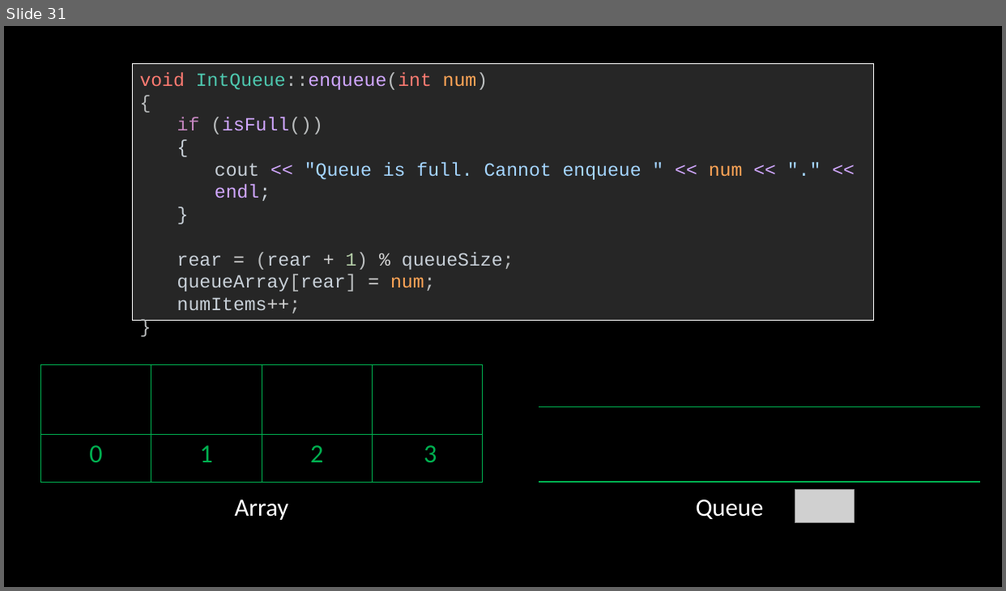
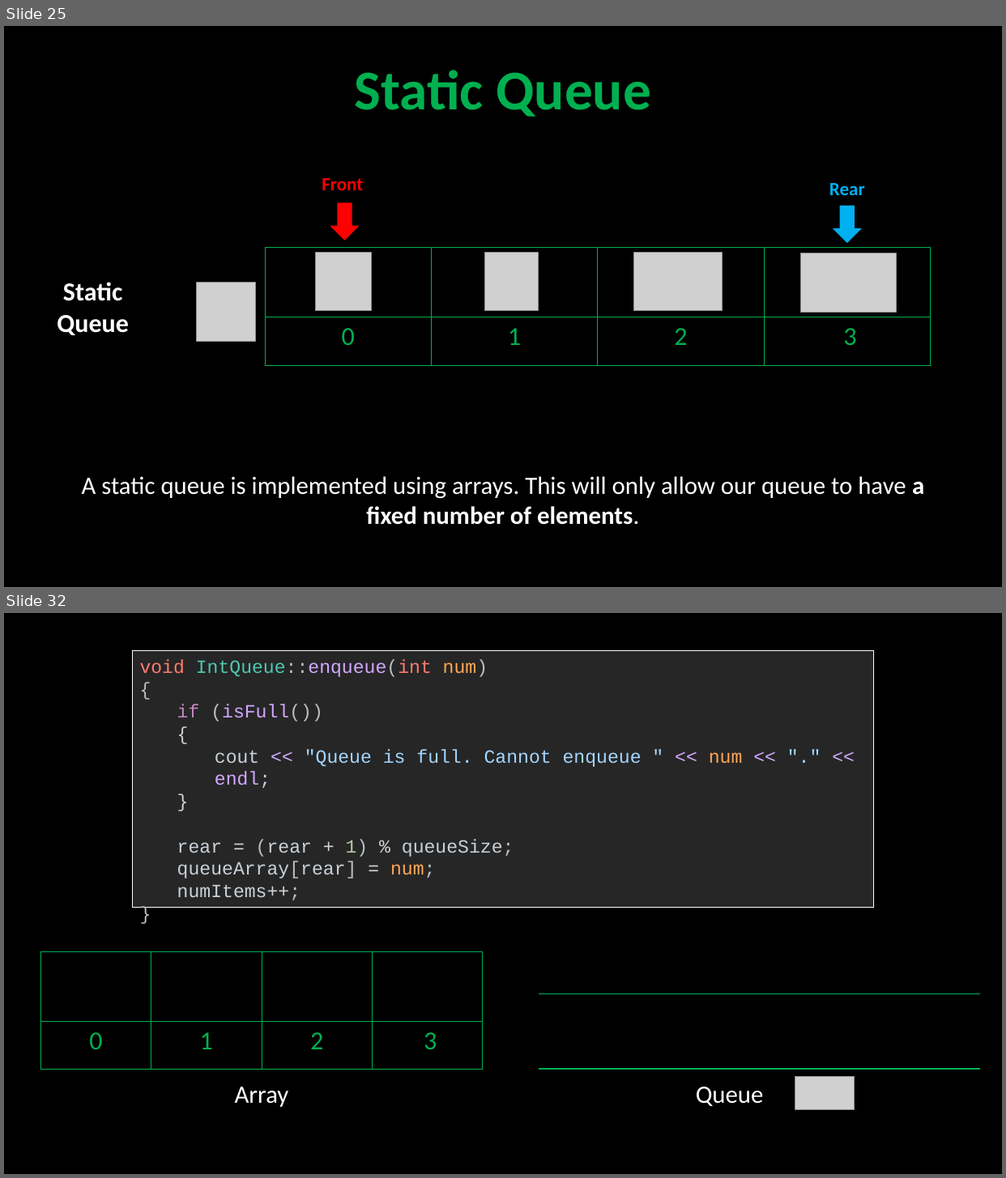
Before and after one commit to robitussin/CCS015, a slide deck: queue/Queue.pptx. Shown one above the other, each under a label of ours: slide 31 before the commit, slides 25 and 32 after it; the slides between them are not shown. The pictures are 1006x591 and 1006x1178 pixels, drawn with LibreOffice and Linux fonts; fonts in the diff are those of the drawing; grey boxes stand for pictures; background and template pictures are left out. Boxes give left, top, right and bottom in pixels: in the first picture for what was removed or moved away, otherwise in the second. Text is boxed around its words. In the diff, an @@ line names an element or a change of style, - is before the commit and + after.

```diff
--- a/queue/Queue.pptx
+++ b/queue/Queue.pptx
@@ slide 25 added at [4,26,1002,587], background #000000 @@
@@ title added at [355,70,651,117], 54 pt, text #00B050, bold @@
+Static Queue
@@ table added at [282,169,407,199], 1 rows, 1 columns @@
+Front
@@ table added at [784,174,910,204], 1 rows, 1 columns @@
+Rear
@@ left arrow added at [330,203,360,241], fill #FF0000 @@
@@ left arrow added at [833,205,862,243], fill #00B0F0 @@
@@ table added at [266,248,930,365], 2 rows, 4 columns @@
+ |  |  | 
+0 | 1 | 2 | 3
@@ picture added at [315,252,372,311] @@
@@ picture added at [485,252,539,311] @@
@@ picture added at [633,252,722,311] @@
@@ picture added at [800,254,897,313] @@
@@ text added at [57,282,129,335], 25 pt, text #FFFFFF, bold @@
+Static Queue
@@ picture added at [197,283,256,342] @@
@@ text added at [82,476,924,525], 24 pt, text #FFFFFF @@
+A static queue is implemented using arrays. This will only allow our queue to have a fixed number of elements.
@@ what was slide 31 is now slide 32 @@
```
Also in this commit, not shown: 7 slides changed, 1 other slide added, 1 slide removed.
